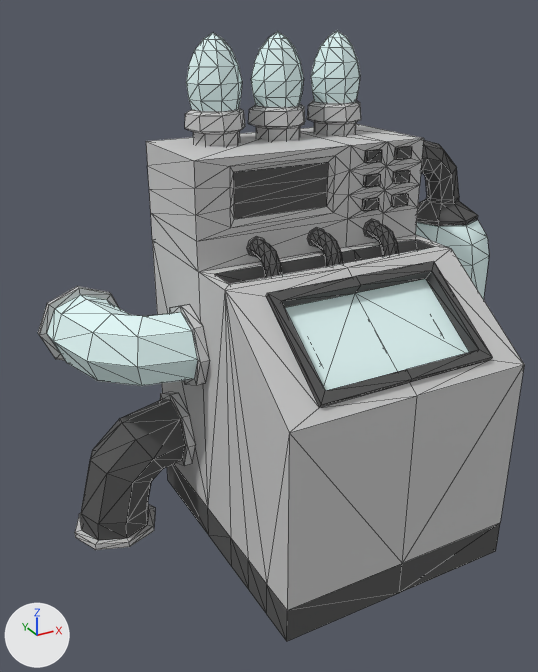
An edit to the FBX model Assets/Models/obj_machine_water.FBX, drawn before and after from the same camera.
Both versions are drawn from a 50 mm lens placed at (-0.007767, -0.003357, 0.001404), pointed at (-0.006878, -0.00174, 0.000595). The lights are fixed; the arrows at lower left show +X, +Y and +Z. Mesh edges are drawn as thin lines. Where no turn or scale is listed for an object, it has been applied to the vertices.

The older version as bpy lines, for what is in view:
```python
me_mesh = bpy.data.meshes.new('Mesh')
me_mesh.from_pydata(...)  # 1655 vertices, 3088 faces; spans x -0.000661..0.000763, y -0.000391..0.000391, z 0.0..0.00135
# faces by material slot: [976, 1172, 844, 96]
me_mesh.materials.append(mat_m_gray)  # light grey #cacaca
me_mesh.materials.append(mat_m_black)  # dark grey #535353
me_mesh.materials.append(mat_m_glass)  # white #e2f9f8
me_mesh.materials.append(mat_m_energy)  # yellow #f2d200
ob_obj_machine_water = bpy.data.objects.new('obj_machine_water', me_mesh)
ob_obj_machine_water.location = (-0.006756, -0.001795, 0.0)
```
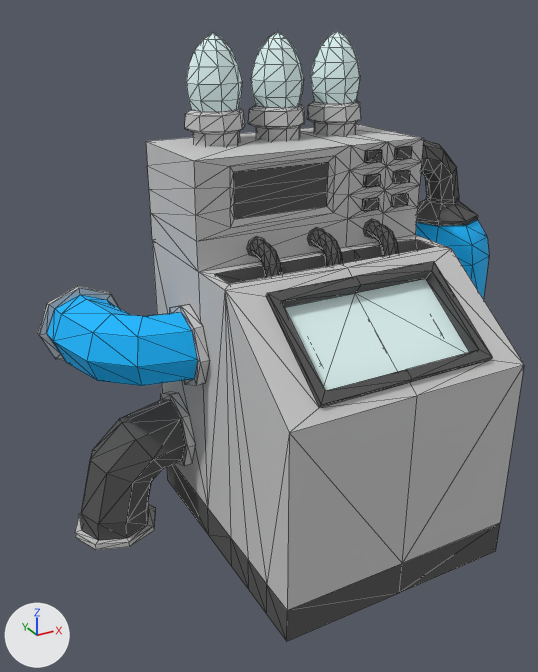
Commit message: water update

Boxes [x1, y1, x2, y2] around the edits, measured in the pictures (538 x 672 px):
part 1 of me_mesh, recoloured
    both: [416, 220, 489, 300]
part 2 of me_mesh, recoloured
    both: [47, 295, 198, 386]

The change in detail:
Material 'm_water' (mat_m_water) is new.
Its base color is (0.0, 0.471, 1.0) (cyan #00b7ff).
Its roughness is 0.859.
me_mesh has 1655 vertices, 3088 faces and spans x -0.000661..0.000763, y -0.000391..0.000391, z 0.0..0.00135.
me_mesh is used by ob_obj_machine_water; location (-0.006756, -0.001795, 0.0).
me_mesh part 1: 128 of the faces centred in x 0.000455..0.000747, y 0.00008..0.000373, z 0.000347..0.000802 switch from mat_m_glass (white #e2f9f8) to mat_m_water (cyan #00b6ff).
me_mesh part 2: 64 of the faces centred in x -0.000629..-0.000361, y 0.000044..0.000356, z 0.000499..0.000679 switch from mat_m_glass (white #e2f9f8) to mat_m_water (cyan #00b6ff).
